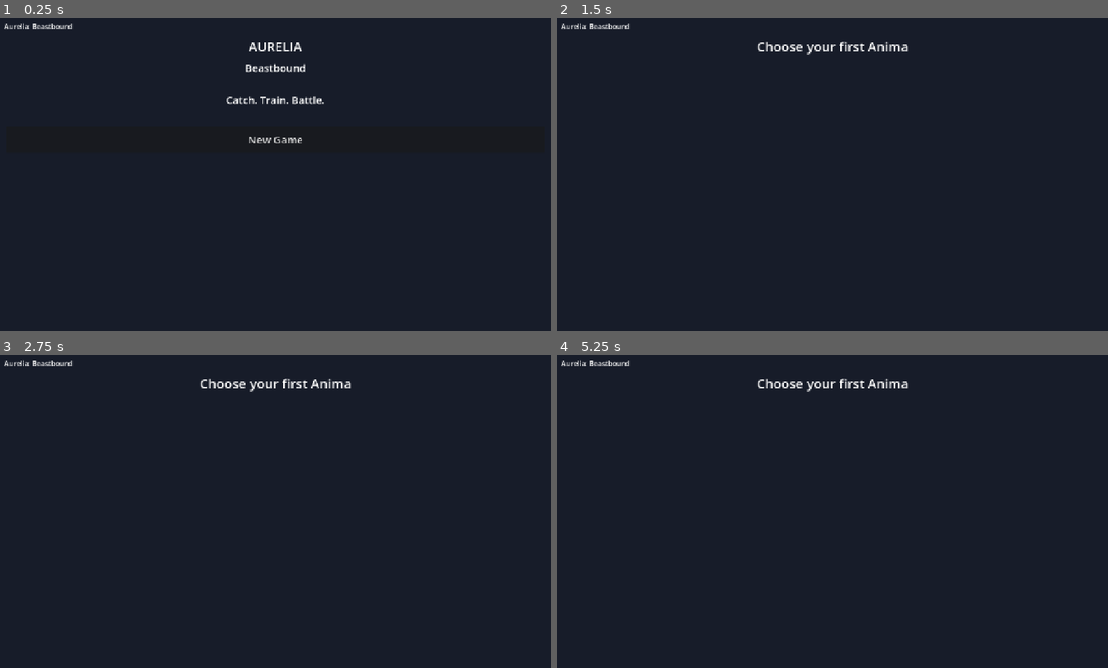
Above: before the commit, frames 1-4 (two rows, left to right).
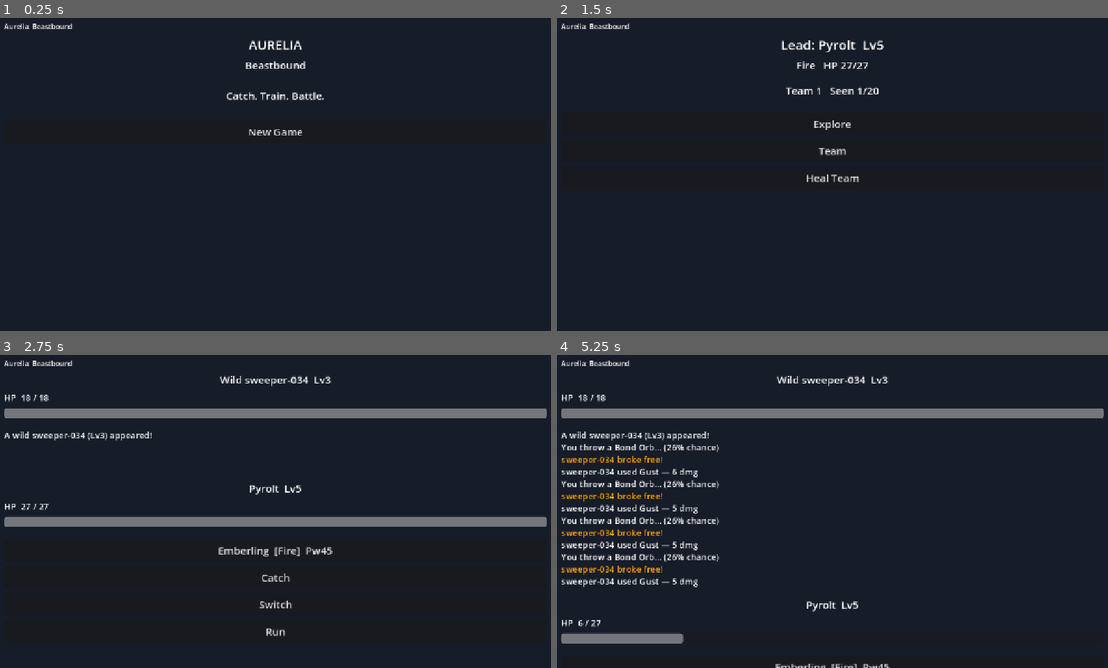
Above: after the commit, the same moments.

Repository: Rajnikanth31/pokecatch
Game: Godot game, scene res://scenes/Game.tscn
Two runs of this game, one before a commit and one after it. Both use one fixed random seed, a clock stepped at 60 frames per second and the inputs below.
Inputs (mouse positions are in pixels of both pictures, inside the frame that each line leads up to):
- Up to frame 1 (0.25 s): no input
- Up to frame 2 (1.5 s): click "New Game" at 0.5 s; click (832, 77) at 1.25 s, where only the run after the commit has a clickable "Pyrolt [Fire]"
- Up to frame 3 (2.75 s): click (275, 461) at 2 s, where only the run after the commit has a clickable "Explore"
- Up to frame 4 (5.25 s): click (832, 577) at 2.75 s, where only the run after the commit has a clickable "Catch"; click (832, 583) at 3.5 s, where only the run after the commit has a clickable "Catch"; click (832, 621) at 4.25 s, where only the run after the commit has a clickable "Catch"; click (832, 658) at 5 s, where only the run after the commit has a clickable "Catch"

The runs differ from the first frame. In frame 1, 1.0% of the frame differs, in the area x 41-59%, y 7-40%; in frame 2, 1.2%; in frame 3, 7.8%; in frame 4, 8.2%, in the area x 0-100%, y 6-100%.
Error before the commit: Parse Error: Cannot infer the type of "base" variable because the value doesn't have a set type. (res://scripts/BattleEngine.gd:81)

Commit message:
Working game: tappable layout, trimmed battle UI, drop unused autoloads

Diff:
--- a/client-godot/project.godot
+++ b/client-godot/project.godot
@@ -1,38 +1,43 @@
-; Godot 4 project file for Aurelia: Beastbound client.
-; Open this folder in Godot 4.2+ (Project > Import). One project exports to
-; Windows/macOS/Linux (PC), iOS/Android (mobile), and Web (HTML5/WASM) — the
-; single-codebase, three-platform requirement that drove the engine choice.
+; Engine configuration file.
+; It's best edited using the editor UI and not directly,
+; since the parameters that go here are not all obvious.
 ;
-; Autoloads provide app-wide singletons: a typed event bus, the REST API client,
-; and the authoritative battle socket. Gameplay scenes stay thin views over these.
+; Format:
+;   [section] ; section goes between []
+;   param=value ; assign values to parameters
 
 config_version=5
 
+[animation]
+
+compatibility/default_parent_skeleton_in_mesh_instance_3d=true
+
 [application]
+
 config/name="Aurelia: Beastbound"
 run/main_scene="res://scenes/Game.tscn"
-config/features=PackedStringArray("4.2", "GL Compatibility")
-; GL Compatibility renderer is the one that exports cleanly to Web + low-end mobile.
+config/features=PackedStringArray("4.7", "GL Compatibility")
 
 [autoload]
-EventBus="*res://scripts/EventBus.gd"
+
 GameData="*res://scripts/GameData.gd"
-Api="*res://scripts/ApiClient.gd"
-Battle="*res://scripts/BattleClient.gd"
 
 [display]
+
 window/size/viewport_width=1280
 window/size/viewport_height=720
 window/stretch/mode="canvas_items"
 window/handheld/orientation="portrait"
 
+[input]
+
+ui_up={
+"deadzone": 0.5,
+"events": []
+}
+
 [rendering]
+
 renderer/rendering_method="gl_compatibility"
 renderer/rendering_method.mobile="gl_compatibility"
 textures/vram_compression/import_etc2_astc=true
-
-
-[input]
-ui_up={ "deadzone": 0.5, "events": [] }
-; Input actions are remapped at runtime by scripts/InputMap defaults; keyboard,
-; gamepad and touch all resolve to the same action names (see docs/03).
--- a/client-godot/scripts/BattleEngine.gd
+++ b/client-godot/scripts/BattleEngine.gd
@@ -23,13 +23,15 @@
 ]
 
 static func effectiveness(atk: int, d1: int, d2: int) -> float:
-	var m: float = TYPE_CHART[atk][d1]
+	var m: float = float(TYPE_CHART[atk][d1])
 	if d2 != d1:
-		m *= TYPE_CHART[atk][d2]
+		m *= float(TYPE_CHART[atk][d2])
 	return m
 
 static func element_name(e: int) -> String:
-	return ELEMENTS[e] if e >= 0 and e < ELEMENTS.size() else "?"
+	if e >= 0 and e < ELEMENTS.size():
+		return String(ELEMENTS[e])
+	return "?"
 
 static func _stat(b: int, iv: int, level: int, is_hp: bool) -> int:
 	var core: float = (2.0 * b + iv) * level / 100.0
@@ -78,8 +80,11 @@
 	var a: float = float(attacker["stats"]["spa"]) if is_special else float(attacker["stats"]["atk"])
 	var d: float = float(defender["stats"]["spd"]) if is_special else float(defender["stats"]["def"])
 	var lvl := int(attacker["level"])
-	var base := (floor(2.0 * lvl / 5.0) + 2.0) * float(skill["power"]) * a / d / 50.0
-	var dmg := floor(base) + 2.0
+	# Use the typed math funcs (floorf/roundi/maxi/clampf). The plain floor/round/
+	# clamp/min/max return Variant, which breaks `:=` type inference — that was the
+	# parse error that blanked the whole app.
+	var base: float = (floorf(2.0 * lvl / 5.0) + 2.0) * float(skill["power"]) * a / d / 50.0
+	var dmg: float = floorf(base) + 2.0
 	var el := int(skill["element"])
 	if el == int(attacker["e1"]) or el == int(attacker["e2"]):
 		dmg *= 1.5
@@ -91,13 +96,13 @@
 	if res["crit"]:
 		dmg *= 1.5
 	dmg *= randf_range(0.85, 1.0)
-	res["damage"] = max(1, int(round(dmg)))
+	res["damage"] = maxi(1, roundi(dmg))
 	return res
 
 static func catch_chance(cur_hp: int, max_hp: int, catch_rate: int, ball_bonus: float = 1.0) -> float:
 	var hp_factor := float(3 * max_hp - 2 * cur_hp) / float(3 * max_hp)
 	var c := (float(catch_rate) / 255.0) * hp_factor * ball_bonus
-	return clamp(c, 0.02, 0.95)
+	return clampf(c, 0.02, 0.95)
 
 static func ai_pick_move(self_b: Dictionary, opp: Dictionary) -> int:
 	var best := 0
--- a/client-godot/scripts/Game.gd
+++ b/client-godot/scripts/Game.gd
@@ -23,6 +23,8 @@
 	var bg := ColorRect.new()
 	bg.color = Color(0.09, 0.11, 0.16)
 	bg.set_anchors_and_offsets_preset(Control.PRESET_FULL_RECT)
+	# Never let the full-screen background swallow clicks meant for buttons.
+	bg.mouse_filter = Control.MOUSE_FILTER_IGNORE
 	add_child(bg)
 
 	# Persistent status line (never cleared). If the script runs at all, this
@@ -30,18 +32,23 @@
 	status_label = Label.new()
 	status_label.text = "Aurelia: Beastbound"
 	status_label.position = Vector2(16, 8)
+	status_label.mouse_filter = Control.MOUSE_FILTER_IGNORE
 	status_label.add_theme_font_size_override("font_size", 16)
 	add_child(status_label)
 
-	# Simple full-rect column with margins (no ScrollContainer — that nesting was
-	# fragile). VBox stretches children to full width, so buttons are tappable.
+	# Simple full-rect column (this is the layout that worked and stays tappable).
+	# It's portrait on phones where the screen is tall enough for the battle UI;
+	# the desktop test window is just short, so a few buttons sit near the bottom.
 	content = VBoxContainer.new()
 	content.set_anchors_and_offsets_preset(Control.PRESET_FULL_RECT)
-	content.offset_left = 20
-	content.offset_top = 44
-	content.offset_right = -20
-	content.offset_bottom = -20
-	content.add_theme_constant_override("separation", 12)
+	content.offset_left = 16
+	content.offset_top = 40
+	content.offset_right = -16
+	content.offset_bottom = -12
+	content.add_theme_constant_override("separation", 10)
+	# The column passes mouse through to its children (buttons); it must not
+	# capture clicks itself, or the whole UI feels dead.
+	content.mouse_filter = Control.MOUSE_FILTER_IGNORE
 	add_child(content)
 
 	# Guard: if the creature data didn't ship in the APK, say so on screen instead
@@ -68,17 +75,21 @@
 	l.text = text
 	l.horizontal_alignment = HORIZONTAL_ALIGNMENT_CENTER
 	l.autowrap_mode = TextServer.AUTOWRAP_WORD_SMART
+	l.mouse_filter = Control.MOUSE_FILTER_IGNORE
 	l.add_theme_font_size_override("font_size", size)
 	content.add_child(l)
 
 func button(text: String, cb: Callable) -> Button:
 	var b := Button.new()
 	b.text = text
-	b.custom_minimum_size = Vector2(0, 60)
+	b.custom_minimum_size = Vector2(0, 52)
 	# NOTE: Button has no autowrap_mode in Godot 4.2 (added in 4.3). Setting it
 	# throws and the button never gets added — which is exactly why an earlier
 	# build showed labels but no tappable buttons. Keep labels short instead.
 	b.clip_text = true
+	# Explicitly make sure the button takes mouse input and can be focused/tapped.
+	b.mouse_filter = Control.MOUSE_FILTER_STOP
+	b.focus_mode = Control.FOCUS_ALL
 	b.add_theme_font_size_override("font_size", MED)
 	b.pressed.connect(cb)
 	content.add_child(b)
@@ -173,7 +184,8 @@
 	log_label = RichTextLabel.new()
 	log_label.bbcode_enabled = true
 	log_label.fit_content = true
-	log_label.custom_minimum_size = Vector2(0, 130)
+	log_label.custom_minimum_size = Vector2(0, 96)
+	log_label.mouse_filter = Control.MOUSE_FILTER_IGNORE
 	log_label.add_theme_font_size_override("normal_font_size", 20)
 	content.add_child(log_label)
 	_log(intro)
@@ -193,6 +205,7 @@
 	pb.value = val
 	pb.show_percentage = false
 	pb.custom_minimum_size = Vector2(0, 24)
+	pb.mouse_filter = Control.MOUSE_FILTER_IGNORE
 	content.add_child(pb)
 	return pb
 
@@ -238,7 +251,7 @@
 	if bool(r["missed"]):
 		_log("%s used %s — missed!" % [String(attacker["name"]), String(mv["name"])])
 		return
-	defender["cur_hp"] = max(0, int(defender["cur_hp"]) - int(r["damage"]))
+	defender["cur_hp"] = maxi(0, int(defender["cur_hp"]) - int(r["damage"]))
 	var extra := ""
 	var eff := float(r["eff"])
 	if eff > 1.0: extra = "  [color=yellow]Super effective![/color]"
@@ -268,7 +281,7 @@
 	var me: Dictionary = GameData.team[active_idx]
 	me["level"] = int(me["level"]) + 1
 	me["max_hp"] = int(me["max_hp"]) + 3
-	me["cur_hp"] = min(int(me["max_hp"]), int(me["cur_hp"]) + 3)
+	me["cur_hp"] = mini(int(me["max_hp"]), int(me["cur_hp"]) + 3)
 	GameData.save()
 	_log("[color=lightgreen]%s fainted! %s grew to Lv%d![/color]" % [String(enemy["name"]), String(me["name"]), int(me["level"])])
 	_continue_button()
--- a/client-godot/scripts/GameData.gd
+++ b/client-godot/scripts/GameData.gd
@@ -53,12 +53,12 @@
 	var pool: Array = []
 	for id in species_by_id:
 		var rarity := int(species_by_id[id].get("rarity", 0))
-		var w: int = max(1, 6 - rarity)
+		var w: int = maxi(1, 6 - rarity)
 		w = w * w * w
 		for i in w:
 			pool.append(id)
 	var dex_id: int = pool[randi() % pool.size()]
-	var lvl: int = max(2, player_level - (1 + randi() % 3))
+	var lvl: int = maxi(2, player_level - (1 + randi() % 3))
 	seen[dex_id] = true
 	return new_creature(dex_id, lvl)
 
Not shown, changed: client-godot/export_presets.cfg
Not shown, added: client-godot/scripts/ApiClient.gd.uid
Not shown, added: client-godot/scripts/BattleClient.gd.uid
Not shown, added: client-godot/scripts/BattleEngine.gd.uid
Not shown, added: client-godot/scripts/BattleView.gd.uid
Not shown, added: client-godot/scripts/CollectionView.gd.uid
Not shown, added: client-godot/scripts/EventBus.gd.uid
Not shown, added: client-godot/scripts/Game.gd.uid
Not shown, added: client-godot/scripts/GameData.gd.uid
Not shown, added: client-godot/scripts/LoginView.gd.uid
Not shown, added: client-godot/scripts/Main.gd.uid
Not shown, added: client-godot/scripts/Overworld.gd.uid
(and 1 more such lines)
